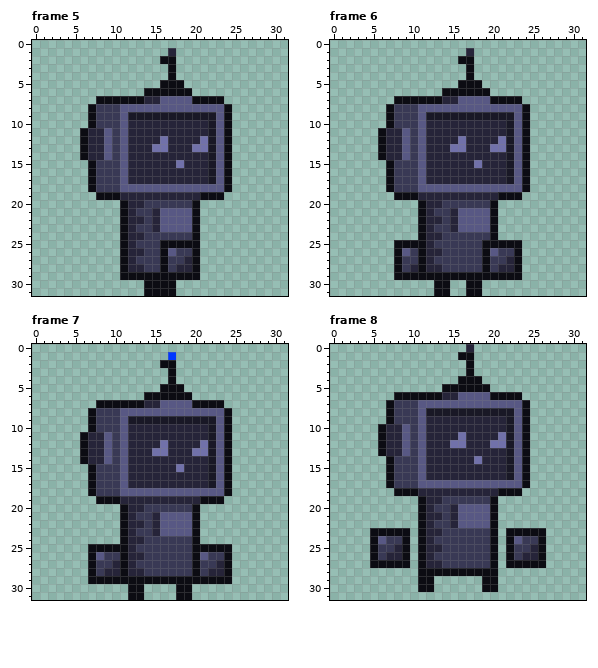
One commit to this animated GIF sprite: readme_files/blueRobot.gif. Above: the version before the commit.
The file is 320x320 pixels, drawn in blocks of 10x10; one block is one cell here. Colours within 5 levels of each other are drawn and written as one. Shown: frame 5, frame 6, frame 7, frame 8. The commit also changed other frames, which this record leaves out.
The result:
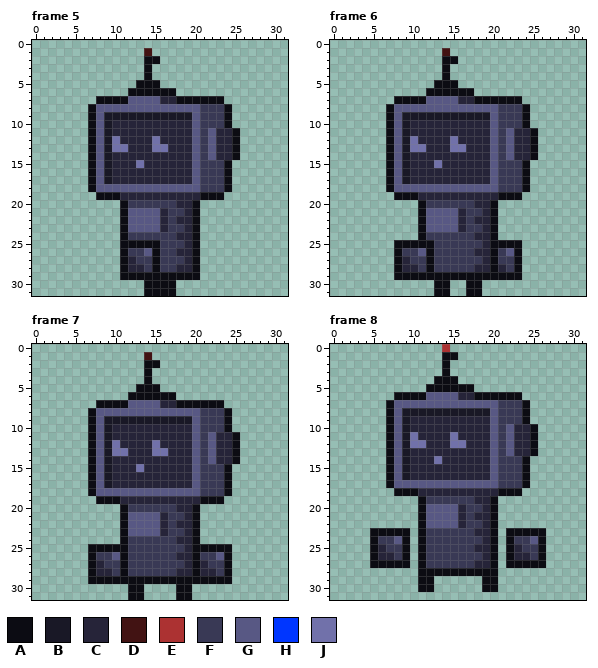
Palette (. is transparent): A #0c0c13  B #191826  C #262439  D #421313  E #ac3232  F #393955  G #585884  H #0036ff  J #7171aa
What changed:
Changed rows in their new state; - is an unchanged pixel.
Frame 5:
first column x 6:
 1 --------D--.--------
 2 --------AA..--------
 3 --------A--.--------
 4 --------A--.--------
 5 -------AAA...-------
 6 ------AA----..------
 7 ------GGGGCCAA------
 8 --GGG----------FFF--
 9 --GBBB--------GFFF--
10 --GBCC--------GFFF--
11 .AGBCC--------GFGCCA
12 .AGBJC---JC---GFGCCA
13 .AGBJJ--------GFGCCA
14 .AGBCC--------GFGCCA
15 --GBCC-J----C-GFFF--
16 --GBCC--------GFFF--
17 --GBCC--------GFFF--
18 --GGG----------FFF--
20 ------FF----CC------
21 ------GGGGCFFC------
22 ------GGGGCFCC------
23 ------GGGGCFFC------
24 ------FF----CC------
25 ------AAAAFFFC------
26 ------FFGAFFCC------
27 ---------AF---------
28 ---------AF---------
Frame 6:
first column x 6:
 1 --------D--.--------
 2 --------AA..--------
 3 --------A--.--------
 4 --------A--.--------
 5 -------AAA...-------
 6 ------AA----..------
 7 ------GGGGCCAA------
 8 --GGG----------FFF--
 9 --GBBB--------GFFF--
10 --GBCC--------GFFF--
11 .AGBCC--------GFGCCA
12 .AGBJC---JC---GFGCCA
13 .AGBJJ--------GFGCCA
14 .AGBCC--------GFGCCA
15 --GBCC-J----C-GFFF--
16 --GBCC--------GFFF--
17 --GBCC--------GFFF--
18 --GGG----------FFF--
20 ------FF----CC------
21 ------GGGGCFFC------
22 ------GGGGCFCC------
23 ------GGGGCFFC------
24 ------FF----CC------
25 ------A------C------
26 ---F-GAF----CCA-G---
27 ---C-FA------CA-F---
28 ---C-FAF----CCA-F---
Frame 7:
first column x 6:
 1 --------D--.--------
 2 --------AA..--------
 3 --------A--.--------
 4 --------A--.--------
 5 -------AAA...-------
 6 ------AA----..------
 7 ------GGGGCCAA------
 8 --GGG----------FFF--
 9 --GBBB--------GFFF--
10 --GBCC--------GFFF--
11 .AGBCC--------GFGCCA
12 .AGBJC---JC---GFGCCA
13 .AGBJJ--------GFGCCA
14 .AGBCC--------GFGCCA
15 --GBCC-J----C-GFFF--
16 --GBCC--------GFFF--
17 --GBCC--------GFFF--
18 --GGG----------FFF--
20 ------FF----CC------
21 ------GGGGCFFC------
22 ------GGGGCFCC------
23 ------GGGGCFFC------
24 ------FF----CC------
25 ------F------C------
26 --F-G-FF----CC-F-G--
27 --C-F-F------C-C-F--
28 --C-F-FF----CC-C-F--
Frame 8:
first column x 6:
 0 --------E--.--------
 1 --------AA..--------
 2 --------A--.--------
 3 --------A--.--------
 4 -------AAA...-------
 5 ------AA----..------
 6 ------GGGGCCAA------
 7 --GGG----------FFF--
 8 --GBBB--------GFFF--
 9 --GBCC--------GFFF--
10 .AGBCC--------GFGCCA
11 .AGBJC---JC---GFGCCA
12 .AGBJJ--------GFGCCA
13 .AGBCC--------GFGCCA
14 --GBCC-J----C-GFFF--
15 --GBCC--------GFFF--
16 --GBCC--------GFFF--
17 --GGG----------FFF--
19 ------FF----CC------
20 ------GGGGCFFC------
21 ------GGGGCFCC------
22 ------GGGGCFFC------
23 ------FF----CC------
24 F-G---F------C---F-G
25 C-F---FF----CC---C-F
26 C-F---F------C---C-F
27 ------FF----CC------
Changed places in both pictures, as pixel boxes (x1, y1, x2, y2):
changed: (80, 48, 240, 272)
changed: (378, 48, 538, 272)
changed: (80, 352, 240, 576)
changed: (378, 344, 538, 568)
